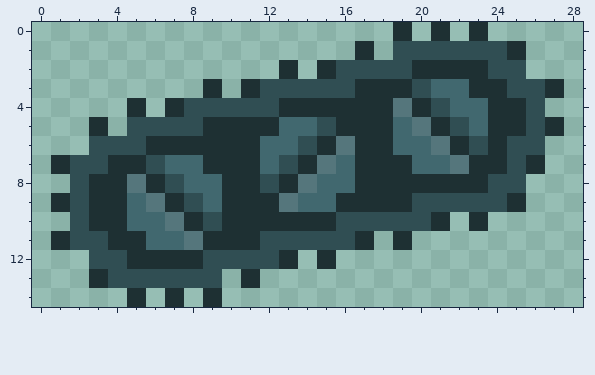
One commit to this pixel-art sprite: src/Marimo/Marimo/Assets/Sprites/Robot/robot-treads-diag03.png. The picture above is the old version.
The file is 29x15 pixels.
Now the later version:
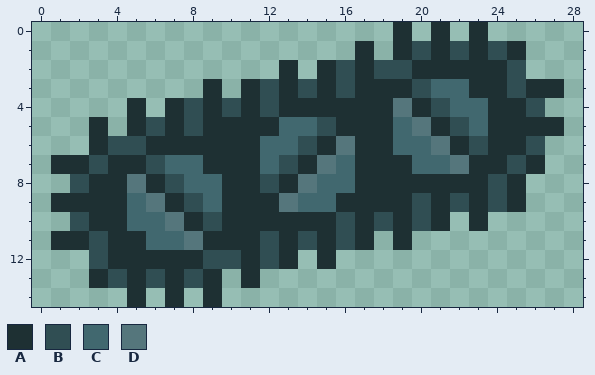
Palette (. is transparent): A #1e3033  B #304e53  C #41686f  D #55767c
Diff:
Colour B becomes colour A in row 1 at x 19, 21 and 23; in row 2 at x 17 and 24; in row 3 at x 13, 15 and 26; in row 4 at x 9 and 11; in row 5 at x 5, 7 and 26; in row 6 at x 3 and 25.
Colour B becomes colour A in row 7 at x 2; in row 8 at x 25; in row 9 at x 2, 21 and 23; in row 10 at x 17 and 19; in row 11 at x 2, 13 and 15; in row 12 at x 4 and 11.
Colour B becomes colour A in row 13 at x 5, 7 and 9.
Pixel boxes of the changes (left, top, right, bottom) in both pictures:
changed: (70, 41, 545, 288)
